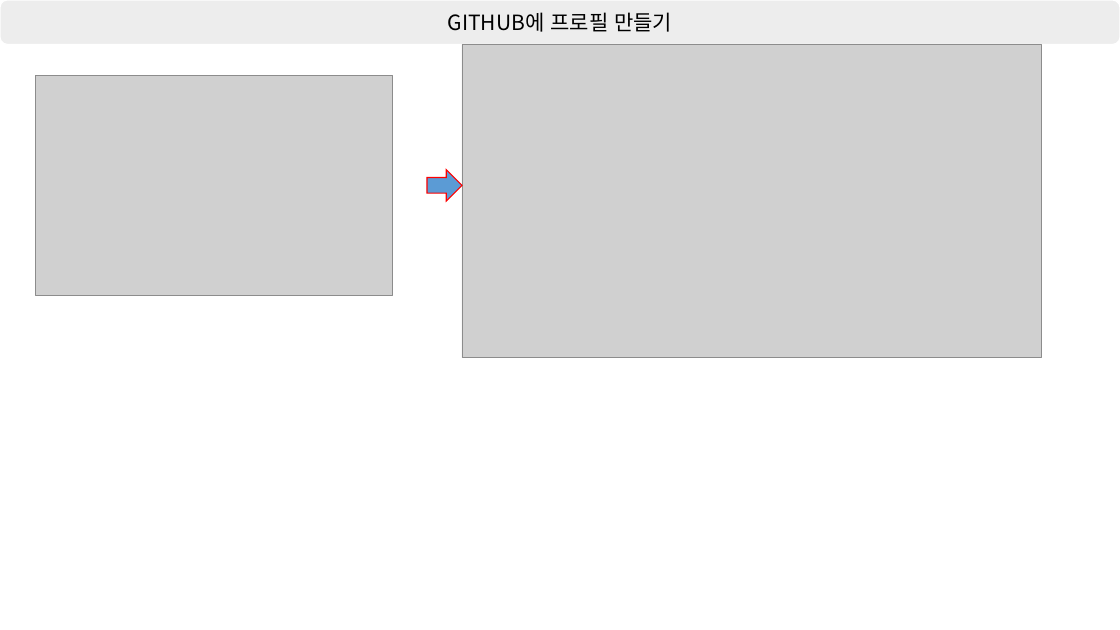
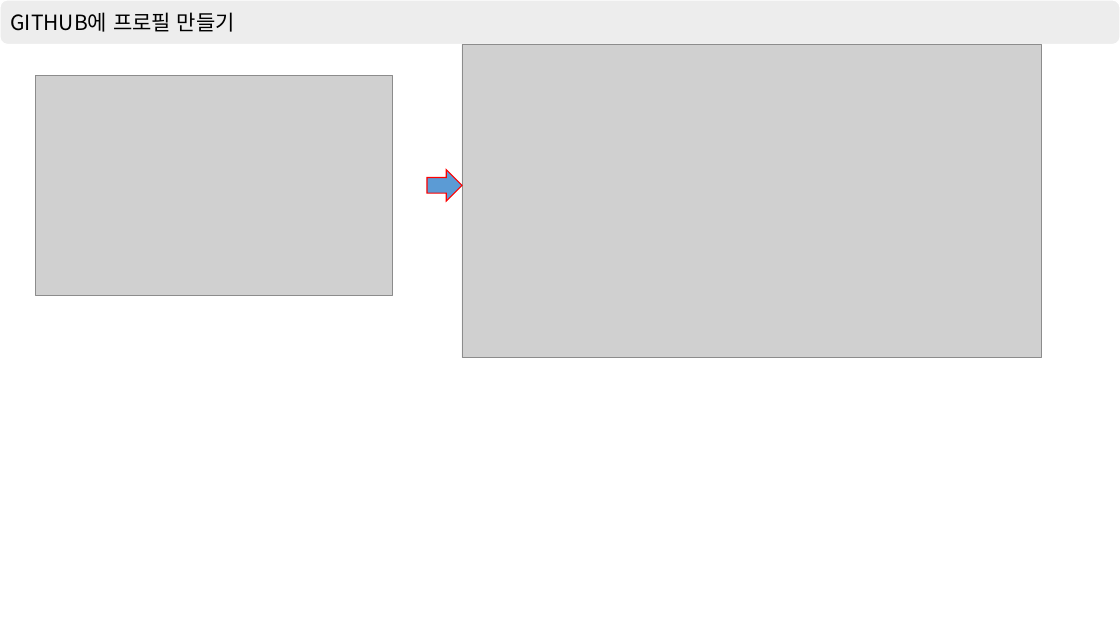
Before and after one commit to shchoichoko/web, a slide deck: slide 11 of Day2/강의 정리.pptx. Drawn at 1120x630 pixels with LibreOffice and Linux fonts; fonts in the diff are those of the drawing; grey boxes stand for pictures. Boxes give left, top, right and bottom in pixels: in the first picture for what was removed or moved away, otherwise in the second. Text is boxed around its words. In the diff, an @@ line names an element or a change of style, - is before the commit and + after.

```diff
--- a/Day2/강의 정리.pptx
+++ b/Day2/강의 정리.pptx
@@ rounded rectangle "GITHUB에 프로필 만들기" at box(0, 0, 1120, 45): alignment centre to left @@
```
Also in this commit, not shown: 9 other slides changed, 9 slides added, 4 slides removed, 3 other files.
